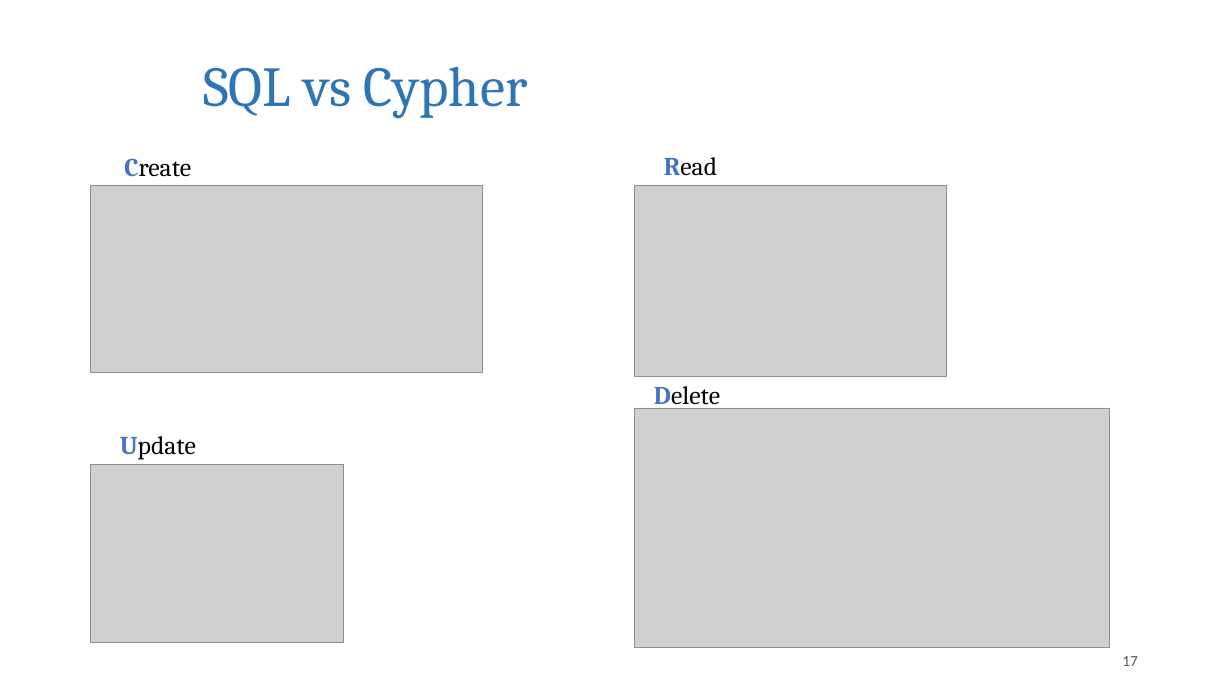
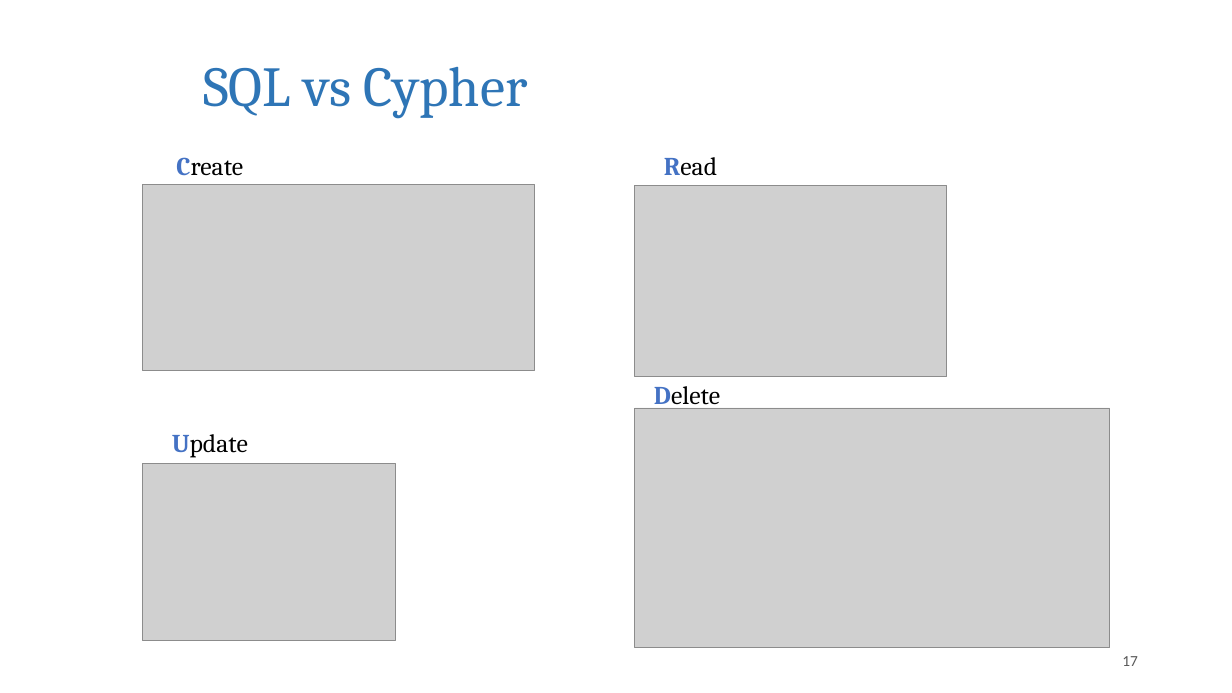
Before and after one commit to Elena-Lupu/GraphVsRDBMS_ArticleProject, a slide deck: slide 17 of Prezentare_LupuElena.pptx. Drawn at 1232x693 pixels with LibreOffice and Linux fonts; fonts in the diff are those of the drawing; grey boxes stand for pictures; background and template pictures are left out. Boxes give left, top, right and bottom in pixels: in the first picture for what was removed or moved away, otherwise in the second. Text is boxed around its words. In the diff, an @@ line names an element or a change of style, - is before the commit and + after.

```diff
--- a/Prezentare_LupuElena.pptx
+++ b/Prezentare_LupuElena.pptx
@@ 2 pictures, 2 texts: place and size @@
-2 pictures, 2 texts at [91,158,482,642]
+2 pictures, 2 texts at [142,157,534,640]
```
Also in this commit, not shown: 12 other slides changed, 1 other file.
